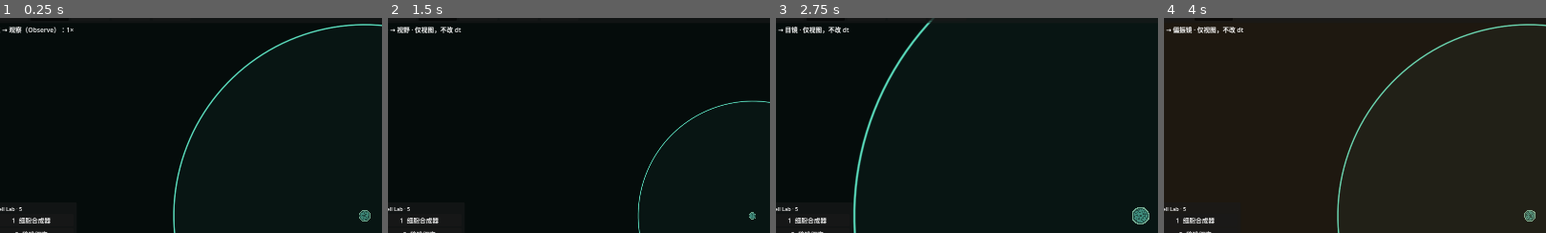
Above: before the commit, frames 1-4 (left to right).
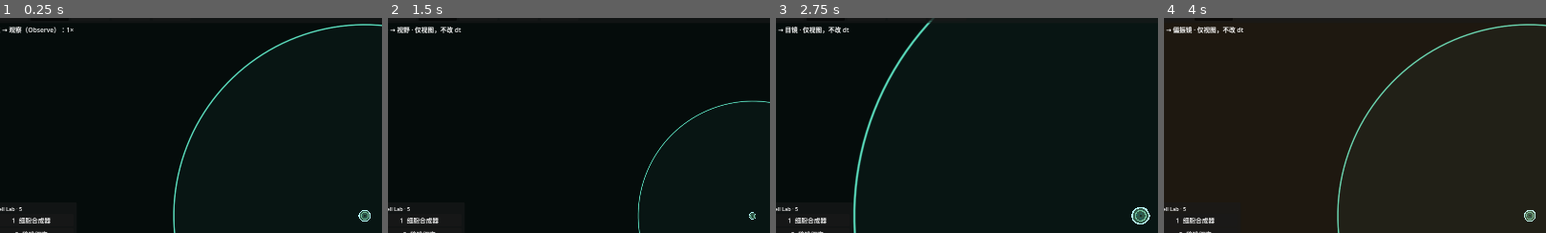
Above: after the commit, the same moments.

Repository: Oatol/cellarium
Game: Godot game, scene res://scenes/main.tscn
The game is run twice, just before and just after one commit, with the same random seed, the same clock (stepped at 60 frames per second) and the same inputs.
Inputs:
- Up to frame 1 (0.25 s): no input
- Up to frame 2 (1.5 s): click "默认" at 0.5 s; click "视野" at 1.25 s
- Up to frame 3 (2.75 s): click "目镜" at 2 s
- Up to frame 4 (4 s): click "融合镜" at 2.75 s; click "偏振镜" at 3.5 s
The pictures show only the part of the screen within x 2-52%, y 4-54%; the shares and areas given below are measured in that part.

The runs differ from the first frame. In frame 1, 0.1% of the frame differs, in the area x 93-97%, y 89-95%; in frame 2, less than 0.1%; in frame 3, 0.2%, in the area x 93-98%, y 88-96%; in frame 4, 0.1%.

Commit message:
v0.8.4: procedural cells with contact flattening

Diff:
--- a/godot/cellarium-release/scenes/cells/CellBase.tscn
+++ b/godot/cellarium-release/scenes/cells/CellBase.tscn
@@ -1,19 +1,39 @@
-[gd_scene load_steps=3 format=3]
+[gd_scene load_steps=2 format=3]
 
 [ext_resource type="Script" path="res://scripts/rendering/CellView.gd" id="1_view"]
-[ext_resource type="Texture2D" path="res://assets/apk_local/guide-icons/zygocyte.png" id="2_tex"]
 
 [node name="CellBase" type="Node2D"]
 script = ExtResource("1_view")
 
 [node name="Body" type="Polygon2D" parent="."]
-texture = ExtResource("2_tex")
-color = Color(1, 1, 1, 0.88)
+color = Color(1, 1, 1, 0.4)
+
+[node name="InnerRing" type="Line2D" parent="."]
+width = 1.0
+closed = true
+
+[node name="Nucleus" type="Polygon2D" parent="."]
+color = Color(0.08, 0.16, 0.15, 0.85)
 
 [node name="Outline" type="Line2D" parent="."]
-width = 1.1
+width = 1.3
 closed = true
 
 [node name="OrganelleRoot" type="Node2D" parent="."]
 
+[node name="Organelle0" type="Polygon2D" parent="OrganelleRoot"]
+color = Color(0.36, 0.88, 0.75, 0.8)
+
+[node name="Organelle1" type="Polygon2D" parent="OrganelleRoot"]
+color = Color(0.36, 0.88, 0.75, 0.8)
+
+[node name="Organelle2" type="Polygon2D" parent="OrganelleRoot"]
+color = Color(0.36, 0.88, 0.75, 0.8)
+
+[node name="Organelle3" type="Polygon2D" parent="OrganelleRoot"]
+color = Color(0.36, 0.88, 0.75, 0.8)
+
+[node name="Organelle4" type="Polygon2D" parent="OrganelleRoot"]
+color = Color(0.36, 0.88, 0.75, 0.8)
+
 [node name="SignalAnchor" type="Marker2D" parent="."]
--- a/godot/cellarium-release/scripts/rendering/CellSceneRenderer.gd
+++ b/godot/cellarium-release/scripts/rendering/CellSceneRenderer.gd
@@ -1,7 +1,11 @@
 extends Node2D
-## 阶段7：近景细胞用可复用 CellBase.tscn 实例渲染（Cell Lab 贴图）。
+## 阶段7/8：近景细胞用可复用 CellBase.tscn 实例渲染（程序化膜 + 细胞器）。
 ## 超过 max_instances 时隐藏本层，退回 MultiMesh 色块 LOD（CellBatchRenderer）。
 ## 只读 SoA；不写模拟状态，不参与确定性 hash。
+## Cell Lab 的接触点 A[] 概念在这里派生为邻域方向，交给 CellView 局部压平膜。
+
+const SHAPE: RefCounted = preload("res://scripts/core/data/CellShape.gd")
+const CELL_PHYSICS: RefCounted = preload("res://scripts/system/CellPhysics.gd")
 
 @export var cell_scene: PackedScene = preload("res://scenes/cells/CellBase.tscn")
 @export var organism_manager_path: NodePath = ^"../../Simulation/OrganismManager"
@@ -16,6 +20,7 @@
 var batch_renderer: CanvasItem = null
 var _pool: Array[Node2D] = []
 var _active_count: int = 0
+var _last_contacts_sent: int = 0
 var _dirty: bool = true
 
 func _ready() -> void:
@@ -52,6 +57,9 @@
 func get_active_count() -> int:
 	return _active_count
 
+func get_last_contact_count() -> int:
+	return _last_contacts_sent
+
 func _rebuild() -> void:
 	if organism_manager == null or cell_scene == null:
 		return
@@ -79,6 +87,13 @@
 	if batch_renderer != null:
 		batch_renderer.visible = false
 	_ensure_pool(indices.size())
+	var radius: float = SHAPE.REST_RADIUS
+	var radius_value: Variant = organism_manager.get("cell_radius")
+	if radius_value != null:
+		radius = maxf(1.0, float(radius_value))
+	var contact_range: float = radius * 2.0 + 1.0
+	var buckets: Dictionary = CELL_PHYSICS.call("build_spatial_hash", cells)
+	_last_contacts_sent = 0
 	for i in range(indices.size()):
 		var cell_index: int = indices[i]
 		var view: Node2D = _pool[i]
@@ -89,10 +104,58 @@
 		var velocity: Vector2 = Vector2.ZERO
 		if prev_x.size() > cell_index and prev_y.size() > cell_index:
 			velocity = Vector2(pos_x[cell_index] - prev_x[cell_index], pos_y[cell_index] - prev_y[cell_index])
-		view.call("apply_cell", Vector2(pos_x[cell_index], pos_y[cell_index]), type_id, org_id, energy, velocity)
+		var contacts: Array[Vector2] = _collect_contacts(
+			cells, cell_index, buckets, pos_x, pos_y, contact_range
+		)
+		_last_contacts_sent += contacts.size()
+		view.call(
+			"apply_cell",
+			Vector2(pos_x[cell_index], pos_y[cell_index]),
+			type_id,
+			org_id,
+			energy,
+			velocity,
+			contacts
+		)
 	for i in range(indices.size(), _pool.size()):
 		_pool[i].visible = false
 	_active_count = indices.size()
+
+## 从既有空间哈希派生接触方向，只取最近的 6 个；方向是世界坐标，与 CellView 的旋转后轮廓对齐。
+static func _collect_contacts(
+	cells: RefCounted,
+	cell_index: int,
+	buckets: Dictionary,
+	pos_x: PackedFloat32Array,
+	pos_y: PackedFloat32Array,
+	contact_range: float
+) -> Array[Vector2]:
+	var result: Array[Vector2] = []
+	if cells == null or buckets.is_empty():
+		return result
+	var alive: PackedByteArray = cells.get("cell_alive")
+	if cell_index < 0 or cell_index >= alive.size() or alive[cell_index] == 0:
+		return result
+	var candidates: Array[Dictionary] = []
+	var neighbors: Array[int] = CELL_PHYSICS.call("query_neighbors_cached", cells, cell_index, buckets)
+	var range_squared: float = contact_range * contact_range
+	for neighbor in neighbors:
+		if neighbor < 0 or neighbor >= alive.size() or alive[neighbor] == 0:
+			continue
+		var delta: Vector2 = Vector2(
+			pos_x[neighbor] - pos_x[cell_index],
+			pos_y[neighbor] - pos_y[cell_index]
+		)
+		var distance_squared: float = delta.length_squared()
+		if distance_squared <= 0.000001 or distance_squared > range_squared:
+			continue
+		candidates.append({"dir": delta.normalized(), "dist": distance_squared})
+	candidates.sort_custom(func(a: Dictionary, b: Dictionary) -> bool:
+		return float(a["dist"]) < float(b["dist"])
+	)
+	for candidate in candidates.slice(0, 6):
+		result.append(candidate["dir"])
+	return result
 
 func _ensure_pool(wanted: int) -> void:
 	while _pool.size() < wanted:
--- a/godot/cellarium-release/scripts/rendering/CellView.gd
+++ b/godot/cellarium-release/scripts/rendering/CellView.gd
@@ -1,59 +1,92 @@
 extends Node2D
-## 单个细胞的可复用视图控制器。外观节点、挂点均在 CellBase.tscn 中声明。
+## 单个细胞的可复用视图控制器。外观节点与挂点全部在 CellBase.tscn 中声明。
 ## 只读模拟数据，绝不回写；所有写操作仍走 CommandBus。
-## 弹性膜：12 控制点 Catmull-Rom + 3 谐波，20fps 刷新，沿速度轴轻度拉伸。
-## 速度做低通后再驱动形变，避免碰撞瞬间把膜拉成夸张的椭圆。
+##
+## Cell Lab 没有"细胞贴图"：细胞由 *_vert.glsl / *_frag.glsl + 顶点缓冲程序化绘制，
+## guide-icons 只是类型图鉴。本项目同样用场景节点程序化画膜、内膜、核与细胞器，
+## 并按接触点把膜局部压平（Cell Lab 的 A[] 接触点 → 膜压平概念）。
 
 const CATALOG: RefCounted = preload("res://scripts/rendering/CellVisualCatalog.gd")
 const MEMBRANE: RefCounted = preload("res://scripts/rendering/CellMembrane.gd")
 const SHAPE: RefCounted = preload("res://scripts/core/data/CellShape.gd")
 
 @export var cell_radius: float = SHAPE.REST_RADIUS
-## 碰撞半径与弹性膜静息半径同源（Cell Lab 的 Cell.d 用法）；不再分两套半径。
+## 物理碰撞半径与弹性膜静息半径同源（Cell Lab 的 Cell.d 用法）。
 @export var visual_radius: float = SHAPE.REST_RADIUS
 @export var shape_fps: float = 20.0
-## 弹性膜最大拉伸比例。Cell Lab 靠接触点压平而非整体拉长，这里刻意压低。
+## 速度拉伸上限，碰撞冲量先限幅再低通，避免夸张椭圆。
 @export_range(0.0, 0.2, 0.01) var max_stretch: float = 0.08
-## 速度低通系数，避免单 tick 碰撞冲量造成突变。
 @export_range(0.05, 1.0, 0.05) var stretch_smoothing: float = 0.18
+## 接触点的膜压平深度（相对半径）；Cell Lab 用 (r - Cell.a) * 0.8。
+@export_range(0.0, 0.5, 0.01) var contact_flatten: float = 0.22
 
 @onready var body: Polygon2D = get_node_or_null("Body") as Polygon2D
 @onready var outline: Line2D = get_node_or_null("Outline") as Line2D
+@onready var inner_ring: Line2D = get_node_or_null("InnerRing") as Line2D
+@onready var nucleus: Polygon2D = get_node_or_null("Nucleus") as Polygon2D
+@onready var organelle_root: Node2D = get_node_or_null("OrganelleRoot") as Node2D
 
 var _type_id: int = -1
 var _org_id: int = -1
 var _velocity: Vector2 = Vector2.ZERO
+var _contacts: Array[Vector2] = []
 var _shape_time: float = 0.0
 var _accumulated: float = 0.0
+var _stretch: float = 0.0
 var _membrane: RefCounted = null
-var _texture_cache: Dictionary = {}
-## 贴图内容矩形按资源路径全局缓存，避免数百个细胞实例重复扫描像素。
-static var _shared_content_rects: Dictionary = {}
-var _stretch: float = 0.0
+var _organelles: Array[Polygon2D] = []
+var _base_color: Color = Color.WHITE
 
-func apply_cell(position: Vector2, type_id: int, org_id: int, energy: float, velocity: Vector2 = Vector2.ZERO) -> void:
+func _ready() -> void:
+	if organelle_root != null:
+		for child in organelle_root.get_children():
+			var organelle: Polygon2D = child as Polygon2D
+			if organelle != null:
+				_organelles.append(organelle)
+
+func apply_cell(
+	position: Vector2,
+	type_id: int,
+	org_id: int,
+	energy: float,
+	velocity: Vector2 = Vector2.ZERO,
+	contacts: Array[Vector2] = []
+) -> void:
 	global_position = position
 	_velocity = velocity
+	_contacts = contacts.duplicate()
 	if type_id != _type_id or org_id != _org_id:
 		_org_id = org_id
 		_apply_type(type_id)
-	var hue: float = fposmod(float(org_id) * 0.173 + 0.42, 1.0)
-	var tint: Color = Color.from_hsv(hue, 0.32, 1.0, 0.94)
-	# 能量低时轻微变暗；仅视图反馈，不影响账本。
 	var vitality: float = clampf(energy / 1.2, 0.35, 1.0)
-	tint.r *= vitality
-	tint.g *= vitality
-	tint.b *= vitality
+	_base_color = CATALOG.call("color", _type_id)
+	var org_hue: float = fposmod(float(org_id) * 0.173 + 0.42, 1.0)
+	_base_color = _base_color.lerp(Color.from_hsv(org_hue, 0.34, 0.95), 0.16)
+	_apply_vitality(vitality)
+	_refresh_shape()
+
+func _apply_vitality(vitality: float) -> void:
+	var color_value: Color = _base_color
 	if body != null:
-		body.modulate = tint
+		body.color = Color(color_value.r, color_value.g, color_value.b, 0.30 * vitality + 0.10)
 	if outline != null:
-		outline.modulate = Color(tint.r, tint.g, tint.b, 0.9)
-	_refresh_shape()
+		outline.modulate = Color(
+			minf(color_value.r * 1.35, 1.0),
+			minf(color_value.g * 1.35, 1.0),
+			minf(color_value.b * 1.35, 1.0),
+			0.95
+		)
+	if inner_ring != null:
+		inner_ring.modulate = Color(color_value.r, color_value.g, color_value.b, 0.70)
+	if nucleus != null:
+		nucleus.modulate = Color(0.08, 0.16, 0.15, 0.85 * vitality)
+	var accent: Color = CATALOG.call("accent_color", _type_id)
+	for organelle in _organelles:
+		organelle.modulate = Color(accent.r, accent.g, accent.b, 0.72 * vitality + 0.12)
 
 func _process(delta: float) -> void:
 	_accumulated += delta
-	var interval: float = 1.0 / maxf(1.0, shape_fps)
-	if _accumulated < interval:
+	if _accumulated < 1.0 / maxf(1.0, shape_fps):
 		return
 	_shape_time += _accumulated
 	_accumulated = 0.0
@@ -62,66 +95,60 @@
 func _refresh_shape() -> void:
 	if body == null or outline == null or _membrane == null:
 		return
-	# 碰撞修正会带来单 tick 速度尖峰，先限幅再低通。
 	var velocity_limit: float = maxf(1.0, visual_radius * 0.5)
 	var target_stretch: float = clampf(_velocity.length() / velocity_limit, 0.0, 1.0) * max_stretch
 	_stretch += (target_stretch - _stretch) * clampf(stretch_smoothing, 0.05, 1.0)
 	var unit: PackedVector2Array = _membrane.outline(_shape_time, _stretch)
 	var angle: float = 0.0 if _stretch < 0.001 else _velocity.angle()
-	# 轮廓与 UV 用同一组旋转后的单位点，纹理才会跟着膜走，不再留缝。
-	var rotated_unit: PackedVector2Array = PackedVector2Array()
 	var world_points: PackedVector2Array = PackedVector2Array()
+	var inner_points: PackedVector2Array = PackedVector2Array()
 	for point in unit:
-		var rotated_point: Vector2 = point.rotated(angle)
-		rotated_unit.append(rotated_point)
-		world_points.append(rotated_point * visual_radius)
-	var texture: Texture2D = body.texture as Texture2D
-	var texture_size: Vector2 = Vector2(64.0, 64.0) if texture == null else texture.get_size()
-	var content: Rect2 = Rect2(Vector2.ZERO, texture_size)
-	if texture != null:
-		content = _content_rect(texture)
+		var rotated: Vector2 = point.rotated(angle)
+		var flattened: Vector2 = _flatten_contact(rotated)
+		world_points.append(flattened * visual_radius)
+		inner_points.append(flattened * visual_radius * 0.62)
 	body.polygon = world_points
-	body.uv = _membrane.texture_uv(rotated_unit, texture_size, content)
 	outline.points = world_points
+	if inner_ring != null:
+		inner_ring.points = inner_points
 
-## 取贴图实际不透明区域，裁掉 guide-icon 的透明内缩（zygocyte 166px 图内容仅 139px）。
-func _content_rect(texture: Texture2D) -> Rect2:
-	var path: String = texture.resource_path
-	if _shared_content_rects.has(path):
-		return _shared_content_rects[path]
-	var image: Image = texture.get_image()
-	var rect: Rect2 = Rect2(Vector2.ZERO, Vector2(image.get_width(), image.get_height()))
-	if image.get_width() > 0 and image.get_height() > 0:
-		var min_x: int = image.get_width()
-		var min_y: int = image.get_height()
-		var max_x: int = -1
-		var max_y: int = -1
-		for y in range(image.get_height()):
-			for x in range(image.get_width()):
-				if image.get_pixel(x, y).a > 0.03:
-					min_x = mini(min_x, x)
-					min_y = mini(min_y, y)
-					max_x = maxi(max_x, x)
-					max_y = maxi(max_y, y)
-		if max_x >= min_x and max_y >= min_y:
-			rect = Rect2(
-				Vector2(float(min_x), float(min_y)),
-				Vector2(float(max_x - min_x + 1), float(max_y - min_y + 1))
-			)
-	_shared_content_rects[path] = rect
-	return rect
+## 接触点的膜压平：沿接触法线把轮廓顶点向内拉，仍保持连续闭合曲线。
+func _flatten_contact(point: Vector2) -> Vector2:
+	if _contacts.is_empty():
+		return point
+	var direction: Vector2 = point.normalized()
+	var depth: float = 0.0
+	for contact in _contacts:
+		var alignment: float = direction.dot(contact)
+		if alignment > 0.78:
+			var amount: float = (alignment - 0.78) / 0.22
+			depth = maxf(depth, amount * amount * contact_flatten)
+	return point * maxf(0.55, 1.0 - depth)
 
 func _apply_type(type_id: int) -> void:
 	_type_id = type_id
-	if body == null:
-		return
-	var path: String = CATALOG.call("texture_path", type_id)
-	if not _texture_cache.has(path):
-		_texture_cache[path] = load(path)
-	var texture: Texture2D = _texture_cache[path] as Texture2D
-	if texture != null:
-		body.texture = texture
 	_membrane = MEMBRANE.new(MEMBRANE.call("make_signature", _org_id, type_id))
+	var rng: RandomNumberGenerator = RandomNumberGenerator.new()
+	rng.seed = maxi(1, int(_membrane.get("signature")))
+	var accent: Color = CATALOG.call("accent_color", type_id)
+	for i in range(_organelles.size()):
+		var organelle: Polygon2D = _organelles[i]
+		var angle: float = rng.randf_range(0.0, TAU)
+		var distance: float = rng.randf_range(0.22, 0.52)
+		organelle.position = Vector2(cos(angle), sin(angle)) * distance * visual_radius
+		var size_value: float = rng.randf_range(0.06, 0.12) * visual_radius
+		organelle.polygon = _circle_polygon(size_value, 7)
+		organelle.color = Color(accent.r, accent.g, accent.b, 0.8)
+	if nucleus != null:
+		nucleus.polygon = _circle_polygon(visual_radius * 0.15, 10)
+
+static func _circle_polygon(radius: float, segments: int) -> PackedVector2Array:
+	var points: PackedVector2Array = PackedVector2Array()
+	var count: int = maxi(3, segments)
+	for i in range(count):
+		var angle: float = TAU * float(i) / float(count)
+		points.append(Vector2(cos(angle), sin(angle)) * radius)
+	return points
 
 func get_type_id() -> int:
 	return _type_id
@@ -141,5 +168,5 @@
 func get_stretch() -> float:
 	return _stretch
 
-func get_content_rect() -> Rect2:
-	return Rect2(Vector2.ZERO, Vector2(1, 1)) if body == null or body.texture == null else _content_rect(body.texture as Texture2D)
+func get_contact_count() -> int:
+	return _contacts.size()
--- a/godot/cellarium-release/scripts/rendering/CellVisualCatalog.gd
+++ b/godot/cellarium-release/scripts/rendering/CellVisualCatalog.gd
@@ -1,5 +1,7 @@
 extends RefCounted
-## 细胞外观静态目录（阶段7）。贴图来源：Cell Lab guide-icons（本地开发资产）。
+## 细胞外观静态目录（阶段7/8）。运行时细胞不再使用 guide-icon 贴图：
+## Cell Lab 的主体渲染是顶点缓冲 + *_vert.glsl/*_frag.glsl 程序化绘制，guide-icons 只是图鉴。
+## 这里保留类型名称/标签与图鉴路径供编辑器和图鉴使用，运行时只取 color()/accent_color()。
 ## 只提供视图资源，不写模拟状态；type_id 与 Genome/CellArray 的 type_id 对齐。
 ## 纯数据，无 class_name，调用方 preload。
 
@@ -38,3 +40,13 @@
 
 static func label(type_id: int) -> String:
 	return str(entry(type_id).get("label", "?"))
+
+## 程序化细胞的主色：按类型 ID 稳定派生，不依赖贴图。
+static func color(type_id: int) -> Color:
+	var hue: float = fposmod(float(type_id) * 0.137 + 0.42, 1.0)
+	return Color.from_hsv(hue, 0.42, 0.92, 1.0)
+
+## 膜内侧与细胞器的对比色。
+static func accent_color(type_id: int) -> Color:
+	var hue: float = fposmod(float(type_id) * 0.137 + 0.52, 1.0)
+	return Color.from_hsv(hue, 0.62, 0.72, 1.0)
--- a/godot/cellarium-release/tools/SmokeTest.gd
+++ b/godot/cellarium-release/tools/SmokeTest.gd
@@ -1836,24 +1836,34 @@
 		push_error("SmokeTest: MultiMesh layer must hide in scene-render range")
 		instance.queue_free(); return false
 	var first_view: Node2D = layer.get_child(0) as Node2D
+	if first_view == null:
+		push_error("SmokeTest: CellSceneLayer has no instantiated cell view")
+		instance.queue_free(); return false
 	var body: Polygon2D = first_view.get_node_or_null("Body") as Polygon2D
 	var outline: Line2D = first_view.get_node_or_null("Outline") as Line2D
-	if first_view == null or body == null or body.texture == null or outline == null:
-		push_error("SmokeTest: CellBase.tscn instance has no textured elastic Body/Outline")
+	var inner_ring: Line2D = first_view.get_node_or_null("InnerRing") as Line2D
+	var nucleus: Polygon2D = first_view.get_node_or_null("Nucleus") as Polygon2D
+	var organelle_root: Node2D = first_view.get_node_or_null("OrganelleRoot") as Node2D
+	var organelle_count: int = 0
+	if organelle_root != null:
+		for child in organelle_root.get_children():
+			if child is Polygon2D:
+				organelle_count += 1
+	if first_view == null or body == null or outline == null or inner_ring == null or nucleus == null:
+		push_error("SmokeTest: CellBase.tscn instance missing procedural nodes")
+		instance.queue_free(); return false
+	if body.texture != null:
+		push_error("SmokeTest: CellBase.tscn must not depend on guide-icon texture")
+		instance.queue_free(); return false
+	if organelle_count < 5:
+		push_error("SmokeTest: procedural cell needs at least 5 organelles")
 		instance.queue_free(); return false
 	if body.polygon.size() < 64 or int(first_view.call("get_outline_point_count")) < 64:
 		push_error("SmokeTest: elastic membrane outline not generated")
 		instance.queue_free(); return false
-	# guide-icon 透明内缩必须被裁掉，UV 只能落在内容矩形内。
-	var content: Rect2 = first_view.call("get_content_rect")
-	var texture_size: Vector2 = (body.texture as Texture2D).get_size()
-	if content.size.x >= texture_size.x - 1.0 or content.size.y >= texture_size.y - 1.0:
-		push_error("SmokeTest: guide-icon transparent padding was not cropped from UV")
-		instance.queue_free(); return false
-	for uv_point in body.uv:
-		if uv_point.x < content.position.x - 0.5 or uv_point.x > content.end.x + 0.5 or uv_point.y < content.position.y - 0.5 or uv_point.y > content.end.y + 0.5:
-			push_error("SmokeTest: membrane UV outside cropped texture content")
-			instance.queue_free(); return false
+	if inner_ring.points.size() < 64 or nucleus.polygon.size() < 8:
+		push_error("SmokeTest: inner ring / nucleus not generated")
+		instance.queue_free(); return false
 	# 极高碰撞速度下形变也必须受限，不能拉成夸张椭圆。
 	first_view.call("apply_cell", Vector2(250, 250), 0, 1, 1.0, Vector2(1000.0, 0.0))
 	var stretch_value: float = float(first_view.call("get_stretch"))
@@ -1867,21 +1877,52 @@
 	if stretch_value > 0.081 or aspect > 1.2:
 		push_error("SmokeTest: membrane stretch not bounded under collision velocity spike")
 		instance.queue_free(); return false
+	# 接触点压平：同一签名下，右侧接触方向必须把右侧膜向内拉。
+	first_view.set("stretch_smoothing", 1.0)
+	var no_contacts: Array[Vector2] = []
+	var right_contact: Array[Vector2] = [Vector2.RIGHT]
+	first_view.call("apply_cell", Vector2(250, 250), 0, 1, 1.0, Vector2.ZERO, no_contacts)
+	var plain_points: PackedVector2Array = (first_view.get_node_or_null("Outline") as Line2D).points
+	var plain_max_x: float = _max_x(plain_points)
+	first_view.call("apply_cell", Vector2(250, 250), 0, 1, 1.0, Vector2.ZERO, right_contact)
+	var flattened_points: PackedVector2Array = (first_view.get_node_or_null("Outline") as Line2D).points
+	var flattened_max_x: float = _max_x(flattened_points)
+	if flattened_max_x >= plain_max_x - 0.2:
+		push_error("SmokeTest: contact point did not flatten membrane inward")
+		instance.queue_free(); return false
+	if int(first_view.call("get_contact_count")) != 1:
+		push_error("SmokeTest: CellView did not retain contact direction")
+		instance.queue_free(); return false
+	first_view.call("apply_cell", Vector2(250, 250), 0, 1, 1.0, Vector2.ZERO, no_contacts)
 	var catalog: RefCounted = load("res://scripts/rendering/CellVisualCatalog.gd").new() as RefCounted
-	var texture_path: String = str(catalog.call("texture_path", 0))
-	if texture_path.is_empty() or load(texture_path) == null:
-		push_error("SmokeTest: Cell Lab cell texture not loadable")
-		instance.queue_free(); return false
-	bus.call("enqueue", {"type": "SPAWN", "position": Vector2(250, 250), "delta": Vector2.ZERO, "kind": "world"})
+	var color_a: Color = catalog.call("color", 0)
+	var color_b: Color = catalog.call("color", 1)
+	var accent: Color = catalog.call("accent_color", 0)
+	if color_a == color_b or accent == color_a:
+		push_error("SmokeTest: procedural cell palette must vary by type")
+		instance.queue_free(); return false
+	# 渲染层必须从 SoA 邻域派生接触方向，而不是只发位置。
+	bus.call("enqueue", {"type": "SPAWN", "position": Vector2(258, 250), "delta": Vector2.ZERO, "kind": "world"})
 	bus.call("execute_tick_commands", 1)
 	await process_frame
 	expected += 1
 	if int(layer.call("get_active_count")) != expected:
 		push_error("SmokeTest: CellSceneLayer did not refresh after SPAWN")
 		instance.queue_free(); return false
+	if int(layer.call("get_last_contact_count")) <= 0:
+		push_error("SmokeTest: CellSceneLayer did not derive contact directions")
+		instance.queue_free(); return false
 	instance.queue_free()
-	print("SmokeTest: OK reusable CellBase.tscn / Cell Lab texture / elastic membrane / scene-render refresh")
-	return true
+	print("SmokeTest: OK procedural CellBase.tscn / contact flatten / elastic membrane / scene-render refresh")
+	return true
+
+func _max_x(points: PackedVector2Array) -> float:
+	if points.is_empty():
+		return 0.0
+	var maximum: float = points[0].x
+	for point in points:
+		maximum = maxf(maximum, point.x)
+	return maximum
 
 func _x_span(points: PackedVector2Array) -> float:
 	if points.is_empty():
Not shown, changed: CHANGELOG.md
